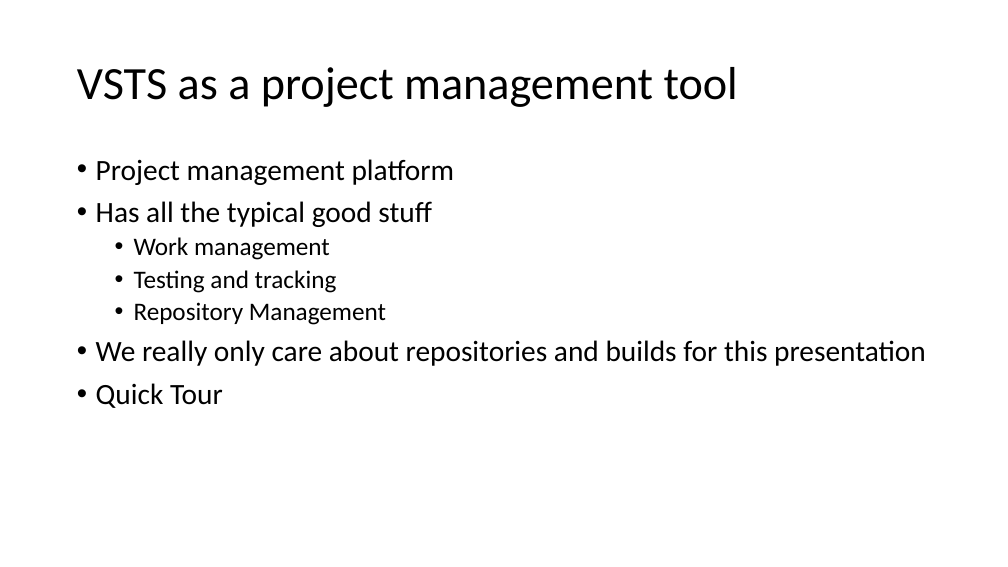
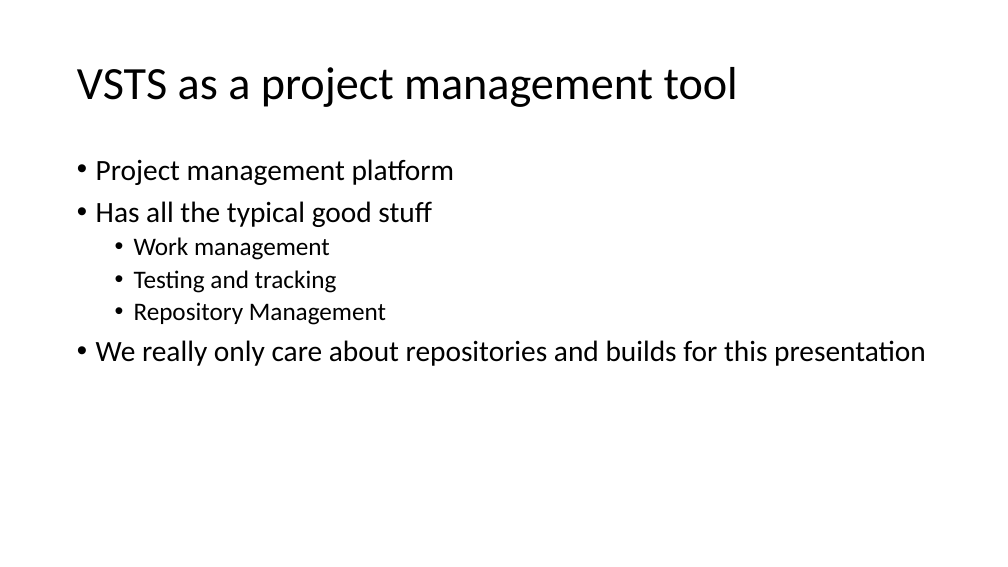
Before and after one commit to jbaacke/CloudFormationAndCARRDSDemo, a slide deck: slide 4 of VSTS and CloudFormation.pptm. Drawn at 1008x567 pixels with LibreOffice and Linux fonts; fonts in the diff are those of the drawing. Boxes give left, top, right and bottom in pixels: in the first picture for what was removed or moved away, otherwise in the second. Text is boxed around its words. In the diff, an @@ line names an element or a change of style, - is before the commit and + after.

```diff
--- a/VSTS and CloudFormation.pptm
+++ b/VSTS and CloudFormation.pptm
@@ text at bbox=[96, 383, 223, 408]: paragraph removed @@
-• Quick Tour
```
Also in this commit, not shown: 7 other slides changed, 6 slides added.
